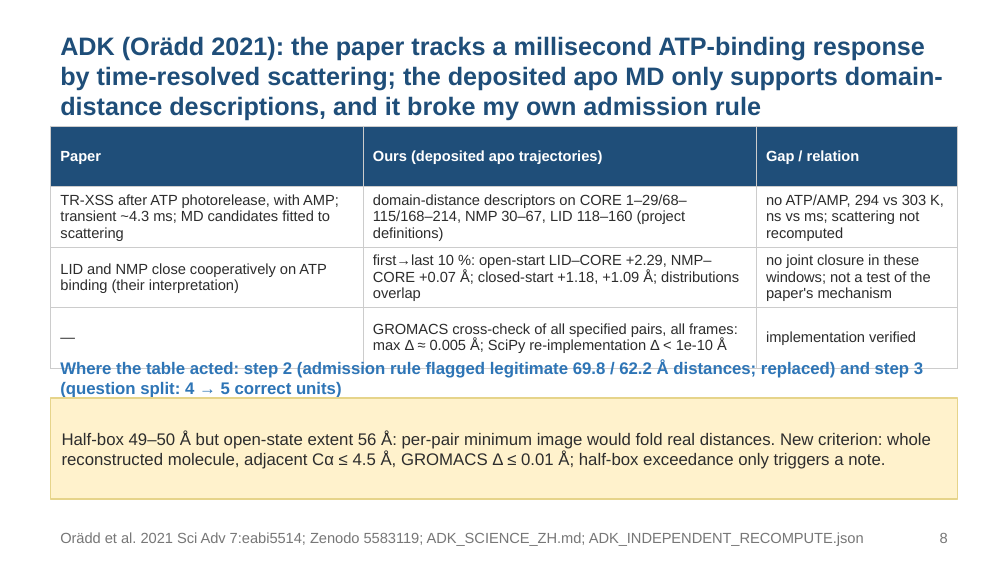
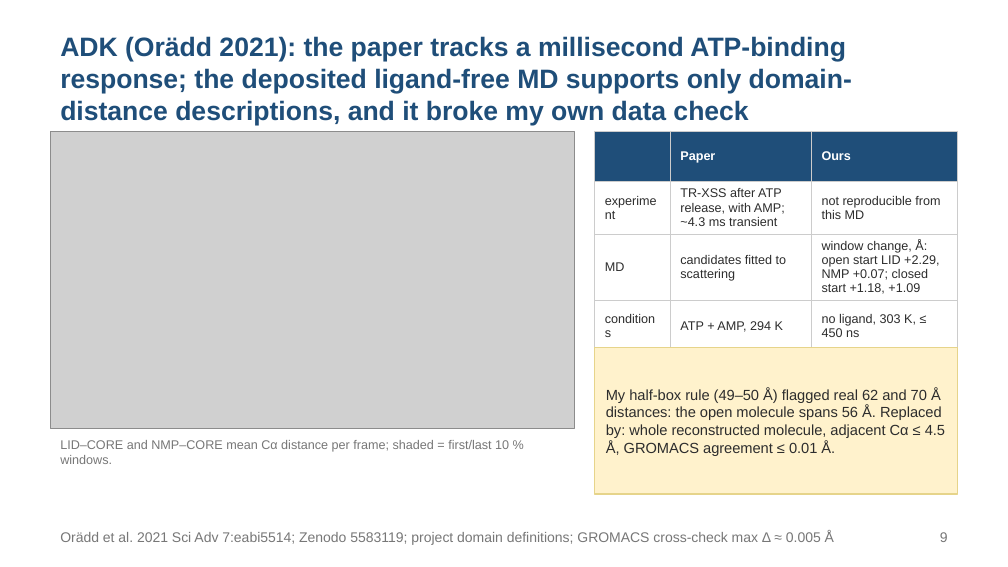
Before and after one commit to alex051107/dynamics-atlas-harness, a slide deck: slide 9 of review/rules-agent-study-20260909/development-results/SOOJUNG_DISCUSSION_20260910_EN.pptx (slide 8 before the commit). Drawn at 1008x567 pixels with LibreOffice and Linux fonts; fonts in the diff are those of the drawing; grey boxes stand for pictures. Boxes give left, top, right and bottom in pixels: in the first picture for what was removed or moved away, otherwise in the second. Text is boxed around its words. In the diff, an @@ line names an element or a change of style, - is before the commit and + after.

```diff
--- a/review/rules-agent-study-20260909/development-results/SOOJUNG_DISCUSSION_20260910_EN.pptx
+++ b/review/rules-agent-study-20260909/development-results/SOOJUNG_DISCUSSION_20260910_EN.pptx
@@ text at box(60, 36, 852, 125): text changed; size 18 to 19 pt @@
-ADK (Orädd 2021): the paper tracks a millisecond ATP-binding response by time-resolved scattering; the deposited apo MD only supports domain-distance descriptions, and it broke my own admission rule
+ADK (Orädd 2021): the paper tracks a millisecond ATP-binding response; the deposited ligand-free MD supports only domain-distance descriptions, and it broke my own data check
@@ table removed at box(50, 126, 958, 357), 4 rows, 3 columns @@
-Paper | Ours (deposited apo trajectories) | Gap / relation
-TR-XSS after ATP photorelease, with AMP; transient ~4.3 ms; MD candidates fitted to scattering | domain-distance descriptors on CORE 1–29/68–115/168–214, NMP 30–67, LID 118–160 (project definitions) | no ATP/AMP, 294 vs 303 K, ns vs ms; scattering not recomputed
-LID and NMP close cooperatively on ATP binding (their interpretation) | first→last 10 %: open-start LID–CORE +2.29, NMP–CORE +0.07 Å; closed-start +1.18, +1.09 Å; distributions overlap | no joint closure in these windows; not a test of the paper's mechanism
-— | GROMACS cross-check of all specified pairs, all frames: max Δ ≈ 0.005 Å; SciPy re-implementation Δ < 1e-10 Å | implementation verified
@@ picture added at box(50, 131, 575, 428) @@
@@ table added at box(595, 131, 958, 341), 4 rows, 3 columns @@
+ | Paper | Ours
+experiment | TR-XSS after ATP release, with AMP; ~4.3 ms transient | not reproducible from this MD
+MD | candidates fitted to scattering | window change, Å: open start LID +2.29, NMP +0.07; closed start +1.18, +1.09
+conditions | ATP + AMP, 294 K | no ligand, 303 K, ≤ 450 ns
@@ rectangle added at box(595, 348, 958, 494), fill #FFF2CC, outline #E6D48A 1 pt @@
@@ text removed at box(60, 360, 923, 399) @@
-Where the table acted: step 2 (admission rule flagged legitimate 69.8 / 62.2 Å distances; replaced) and step 3 (question split: 4 → 5 correct units)
@@ text at box(606, 388, 945, 456): text changed; size 12 to 10.5 pt @@
-Half-box 49–50 Å but open-state extent 56 Å: per-pair minimum image would fold real distances. New criterion: whole reconstructed molecule, adjacent Cα ≤ 4.5 Å, GROMACS Δ ≤ 0.01 Å; half-box exceedance only triggers a note.
+My half-box rule (49–50 Å) flagged real 62 and 70 Å distances: the open molecule spans 56 Å. Replaced by: whole reconstructed molecule, adjacent Cα ≤ 4.5 Å, GROMACS agreement ≤ 0.01 Å.
@@ rectangle removed at box(50, 398, 958, 499) @@
@@ text added at box(60, 440, 509, 464), 9 pt, text #777777 @@
+LID–CORE and NMP–CORE mean Cα distance per frame; shaded = first/last 10 % windows.
@@ text at box(60, 531, 834, 545): text changed; size 10.5 to 10 pt @@
-Orädd et al. 2021 Sci Adv 7:eabi5514; Zenodo 5583119; ADK_SCIENCE_ZH.md; ADK_INDEPENDENT_RECOMPUTE.json
+Orädd et al. 2021 Sci Adv 7:eabi5514; Zenodo 5583119; project domain definitions; GROMACS cross-check max Δ ≈ 0.005 Å
```
Also in this commit, not shown: 22 other slides changed, 3 slides added, 11 other files.
